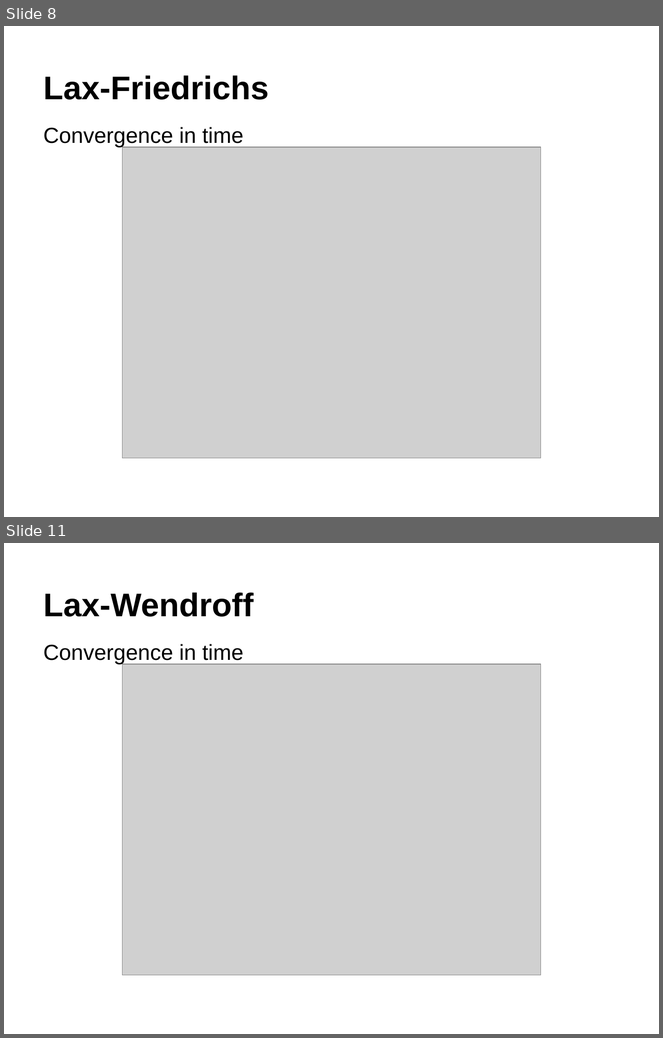
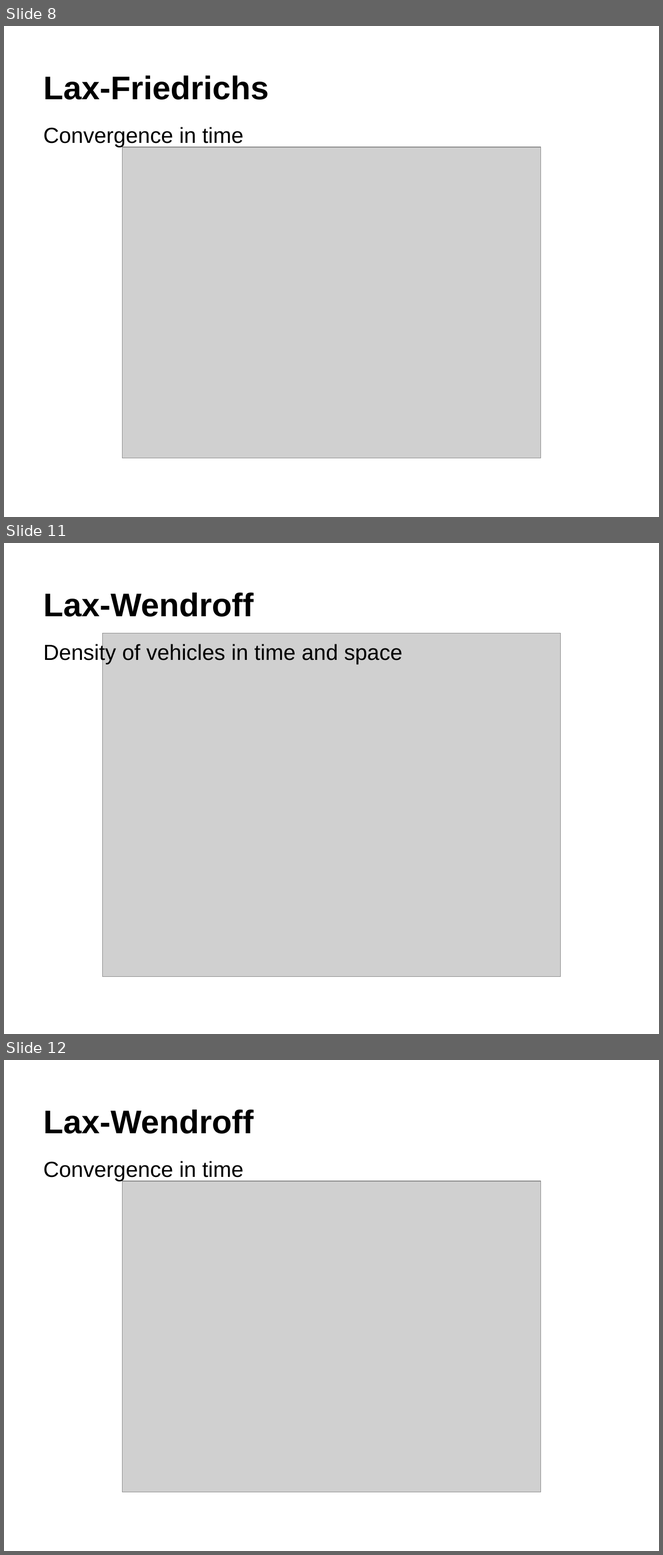
Before and after one commit to astridlangsrud/NumDifffff, a slide deck: bra_presentasjon.pptx. Shown one above the other, each under a label of ours: slides 8 and 11 before the commit, slides 8, 11 and 12 after it; the slides between them are not shown. The pictures are 663x1038 and 663x1555 pixels, drawn with LibreOffice and Linux fonts; fonts in the diff are those of the drawing; grey boxes stand for pictures; background and template pictures are left out. Boxes give left, top, right and bottom in pixels: in the first picture for what was removed or moved away, otherwise in the second. Text is boxed around its words. In the diff, an @@ line names an element or a change of style, - is before the commit and + after.

```diff
--- a/bra_presentasjon.pptx
+++ b/bra_presentasjon.pptx
@@ slide 11 added at [4,543,659,1034], background #FFFFFF; not listed: 1 template element that a slide beside it also shows @@
@@ title added at [44,592,254,617], 36 pt, text #000000, bold @@
+Lax-Wendroff
@@ picture added at [102,633,560,977] @@
@@ text added at [44,643,402,665], 24 pt, text #000000 @@
+Density of vehicles in time and space
@@ what was slide 11 is now slide 12 @@
```
Also in this commit, not shown: 2 slides changed, 24 other files.
